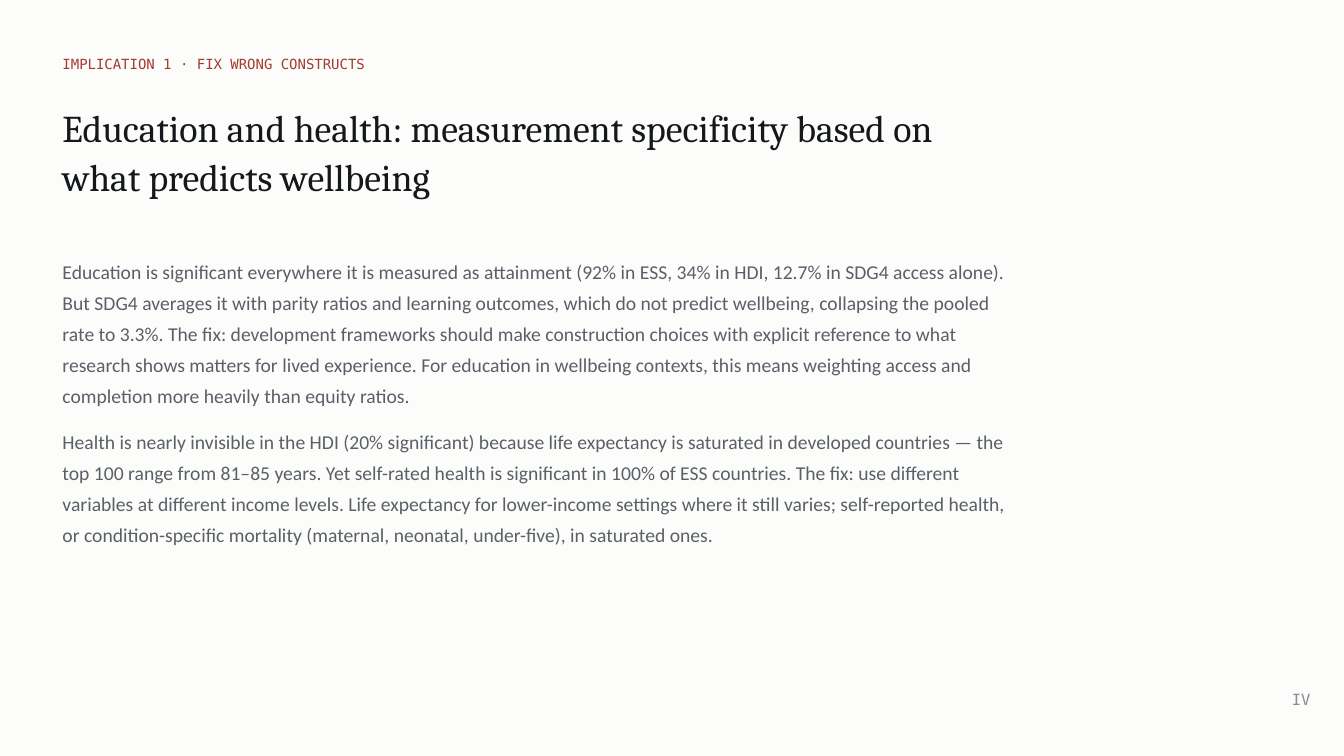
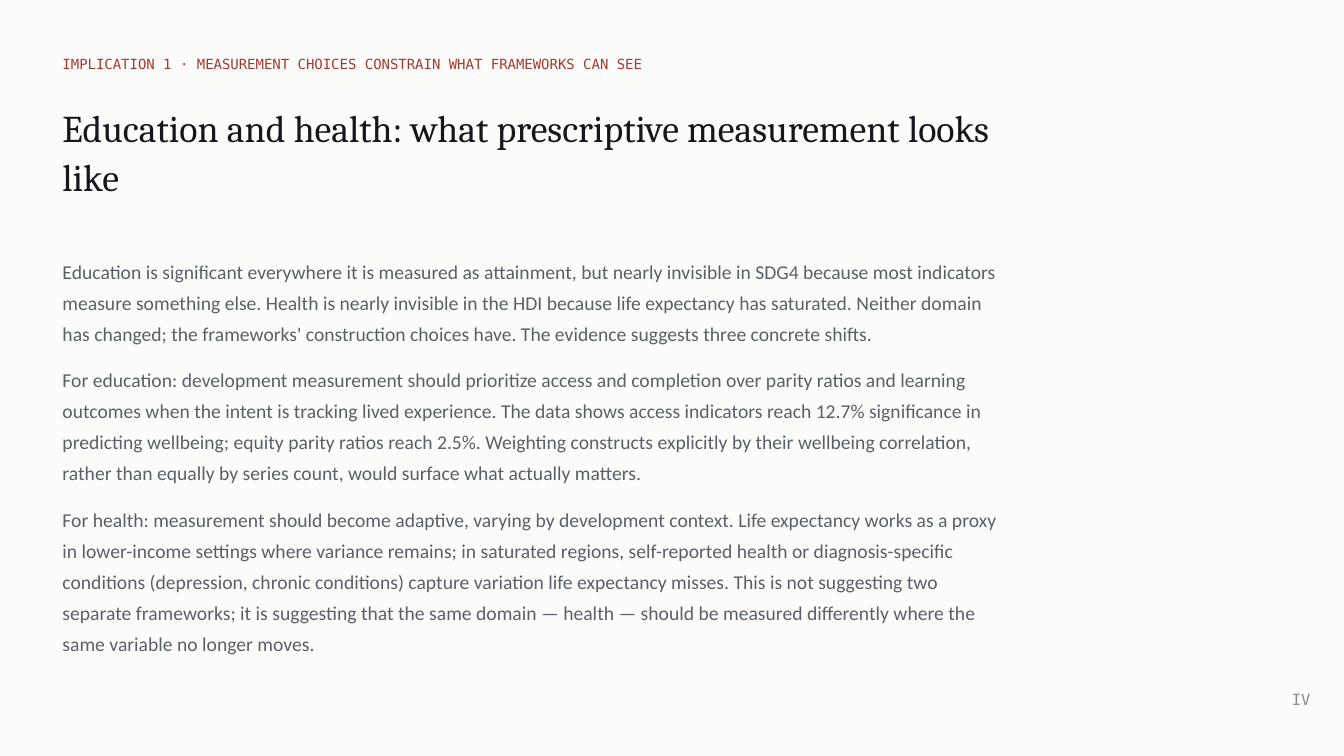
Before and after one commit to cwejnert/HDI-Happiness, a slide deck: slide 26 of deck/Measured_Where_It_Varies.pptx (slide 21 before the commit). Drawn at 1344x756 pixels with LibreOffice and Linux fonts; fonts in the diff are those of the drawing. Boxes give left, top, right and bottom in pixels: in the first picture for what was removed or moved away, otherwise in the second. Text is boxed around its words. In the diff, an @@ line names an element or a change of style, - is before the commit and + after.

```diff
--- a/deck/Measured_Where_It_Varies.pptx
+++ b/deck/Measured_Where_It_Varies.pptx
@@ text at [62, 58, 642, 69]: text changed @@
-IMPLICATION 1 · FIX WRONG CONSTRUCTS
+IMPLICATION 1 · MEASUREMENT CHOICES CONSTRAIN WHAT FRAMEWORKS CAN SEE
@@ text at [62, 115, 989, 192]: text changed @@
-Education and health: measurement specificity based on what predicts wellbeing
+Education and health: what prescriptive measurement looks like
@@ text at [62, 265, 996, 655]: text changed @@
-Education is significant everywhere it is measured as attainment (92% in ESS, 34% in HDI, 12.7% in SDG4 access alone). But SDG4 averages it with parity ratios and learning outcomes, which do not predict wellbeing, collapsing the pooled rate to 3.3%. The fix: development frameworks should make construction choices with explicit reference to what research shows matters for lived experience. For education in wellbeing contexts, this means weighting access and completion more heavily than equity ratios.
-Health is nearly invisible in the HDI (20% significant) because life expectancy is saturated in developed countries — the top 100 range from 81–85 years. Yet self-rated health is significant in 100% of ESS countries. The fix: use different variables at different income levels. Life expectancy for lower-income settings where it still varies; self-reported health, or condition-specific mortality (maternal, neonatal, under-five), in saturated ones.
+Education is significant everywhere it is measured as attainment, but nearly invisible in SDG4 because most indicators measure something else. Health is nearly invisible in the HDI because life expectancy has saturated. Neither domain has changed; the frameworks' construction choices have. The evidence suggests three concrete shifts.
+For education: development measurement should prioritize access and completion over parity ratios and learning outcomes when the intent is tracking lived experience. The data shows access indicators reach 12.7% significance in predicting wellbeing; equity parity ratios reach 2.5%. Weighting constructs explicitly by their wellbeing correlation, rather than equally by series count, would surface what actually matters.
+For health: measurement should become adaptive, varying by development context. Life expectancy works as a proxy in lower-income settings where variance remains; in saturated regions, self-reported health or diagnosis-specific conditions (depression, chronic conditions) capture variation life expectancy misses. This is not suggesting two separate frameworks; it is suggesting that the same domain — health — should be measured differently where the same variable no longer moves.
```
Also in this commit, not shown: 7 other slides changed, 5 slides added, 1 other file.
